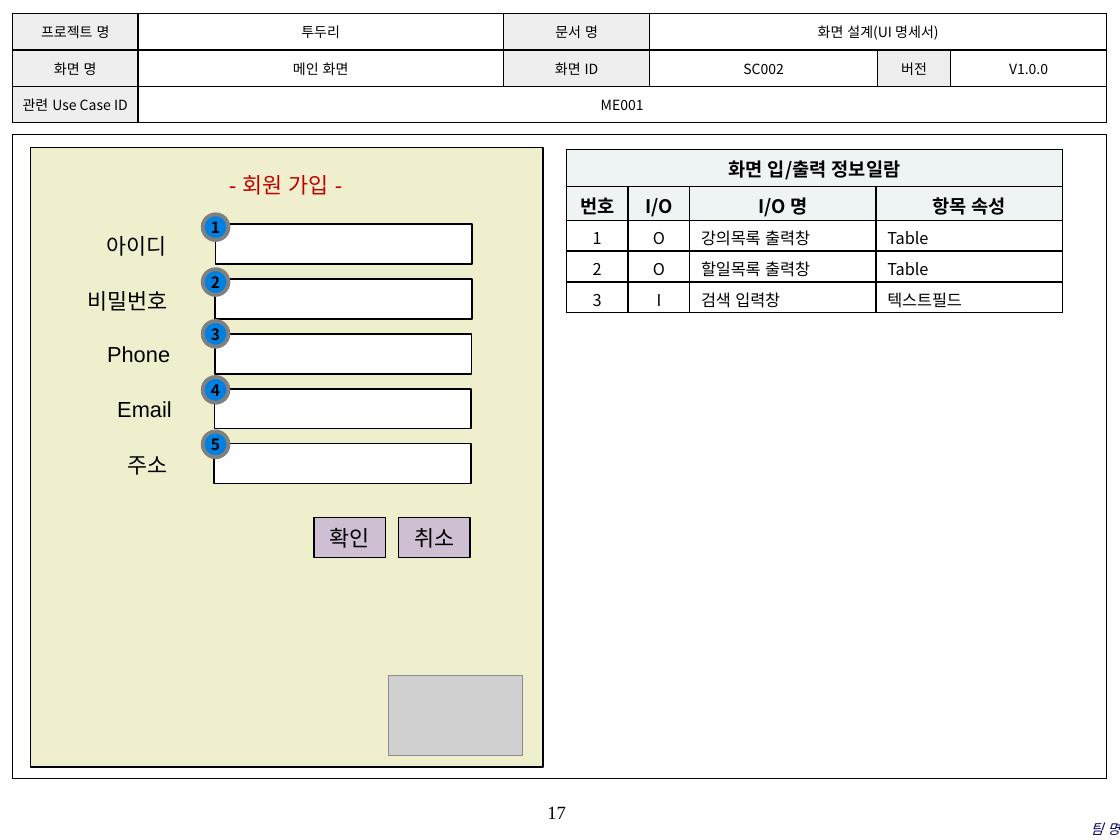
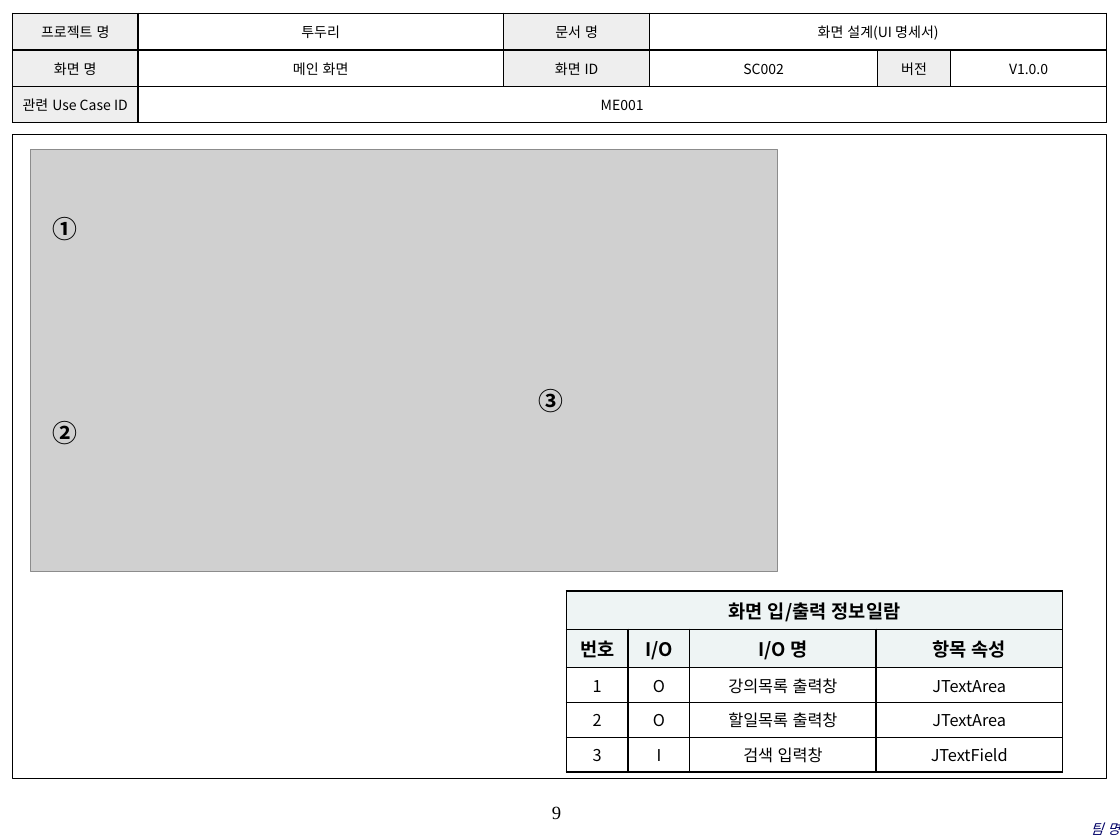
Before and after one commit to coskdms/SE2017_10_TenoutofTen, a slide deck: slide 9 of doc/3_ 설계서/UI Design Template.pptx (slide 17 before the commit). Drawn at 1120x840 pixels with LibreOffice and Linux fonts; fonts in the diff are those of the drawing; grey boxes stand for pictures; background and template pictures are left out. Boxes give left, top, right and bottom in pixels: in the first picture for what was removed or moved away, otherwise in the second. Text is boxed around its words. In the diff, an @@ line names an element or a change of style, - is before the commit and + after.

```diff
--- a/doc/3_ 설계서/UI Design Template.pptx
+++ b/doc/3_ 설계서/UI Design Template.pptx
@@ picture added at (x1=31, y1=150, x2=777, y2=572) @@
@@ text "①" moved from (x1=203, y1=214, x2=228, y2=240) to (x1=52, y1=217, x2=77, y2=241) @@
@@ text at (x1=52, y1=217, x2=77, y2=241): text changed; size 10 to 16 pt @@
-1
+①
@@ ellipse removed at (x1=203, y1=377, x2=228, y2=403) @@
-4
@@ vertical alignment middle to top; fill #0081E2 to none; outline #808080 2.5 pt to none in 3 elements at (x1=52, y1=217, x2=77, y2=241), (x1=52, y1=421, x2=77, y2=445), (x1=538, y1=389, x2=563, y2=413) @@
@@ text "③" moved from (x1=203, y1=321, x2=228, y2=347) to (x1=538, y1=389, x2=563, y2=413) @@
@@ text at (x1=538, y1=389, x2=563, y2=413): text changed; size 10 to 16 pt @@
-3
+③
@@ text "②" moved from (x1=203, y1=269, x2=228, y2=295) to (x1=52, y1=421, x2=77, y2=445) @@
@@ text at (x1=52, y1=421, x2=77, y2=445): text changed; size 10 to 16 pt @@
-2
+②
@@ ellipse removed at (x1=203, y1=431, x2=228, y2=457) @@
-5
@@ table at (x1=567, y1=591, x2=1062, y2=767) @@
-row 3, column 4: Table
+row 3, column 4: JTextArea
-row 4, column 4: Table
+row 4, column 4: JTextArea
-row 5, column 4: 텍스트필드
+row 5, column 4: JTextField
@@ alignment left to centre @@
@@ table resized from (x1=567, y1=150, x2=1062, y2=312) to (x1=567, y1=591, x2=1062, y2=767) @@
@@ group removed at (x1=30, y1=148, x2=543, y2=767): 8 rectangles, 6 texts, 1 picture @@
-확인
-- 회원 가입 -
-아이디
-비밀번호
-Phone
-Email
-주소
-취소
@@ page number at (x1=552, y1=806, x2=561, y2=820): text changed @@
-17
+9
```
Also in this commit, not shown: 15 other slides changed, 5 slides added, 9 slides removed.
